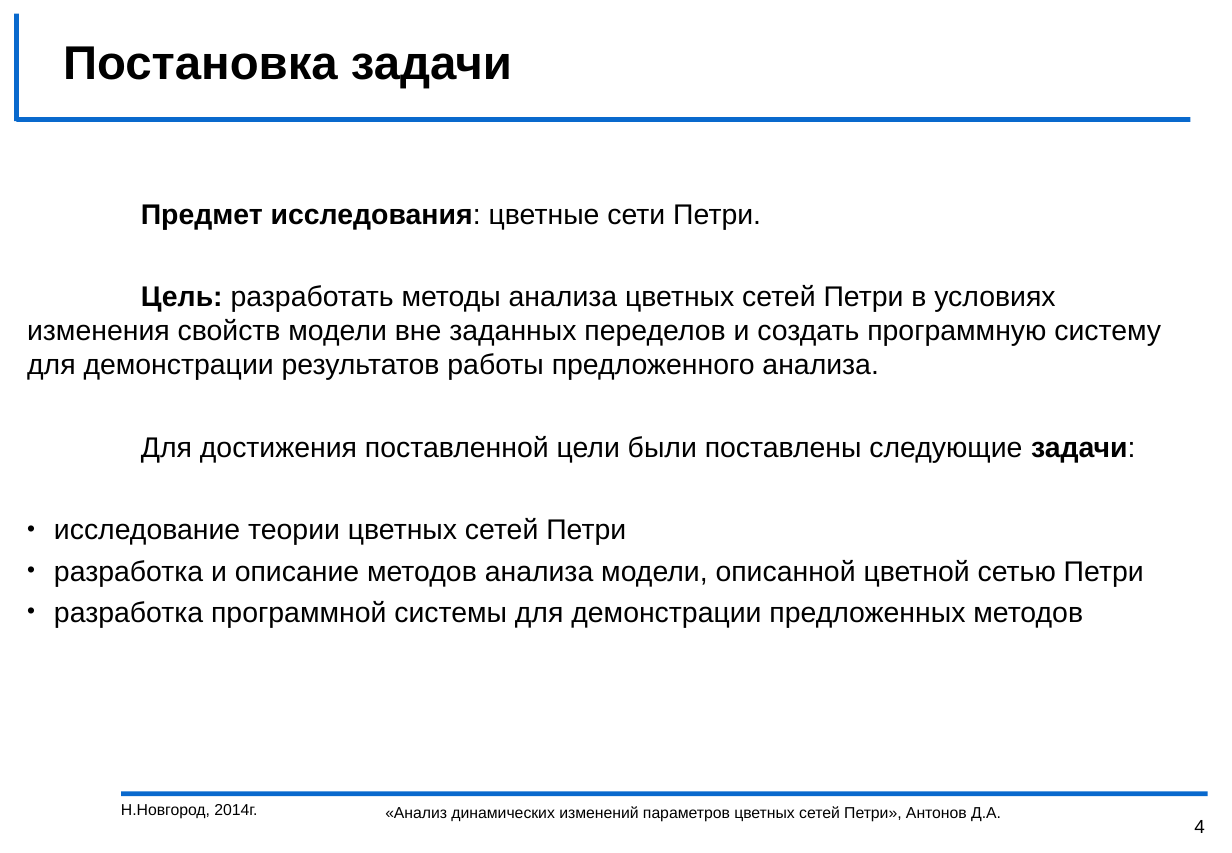
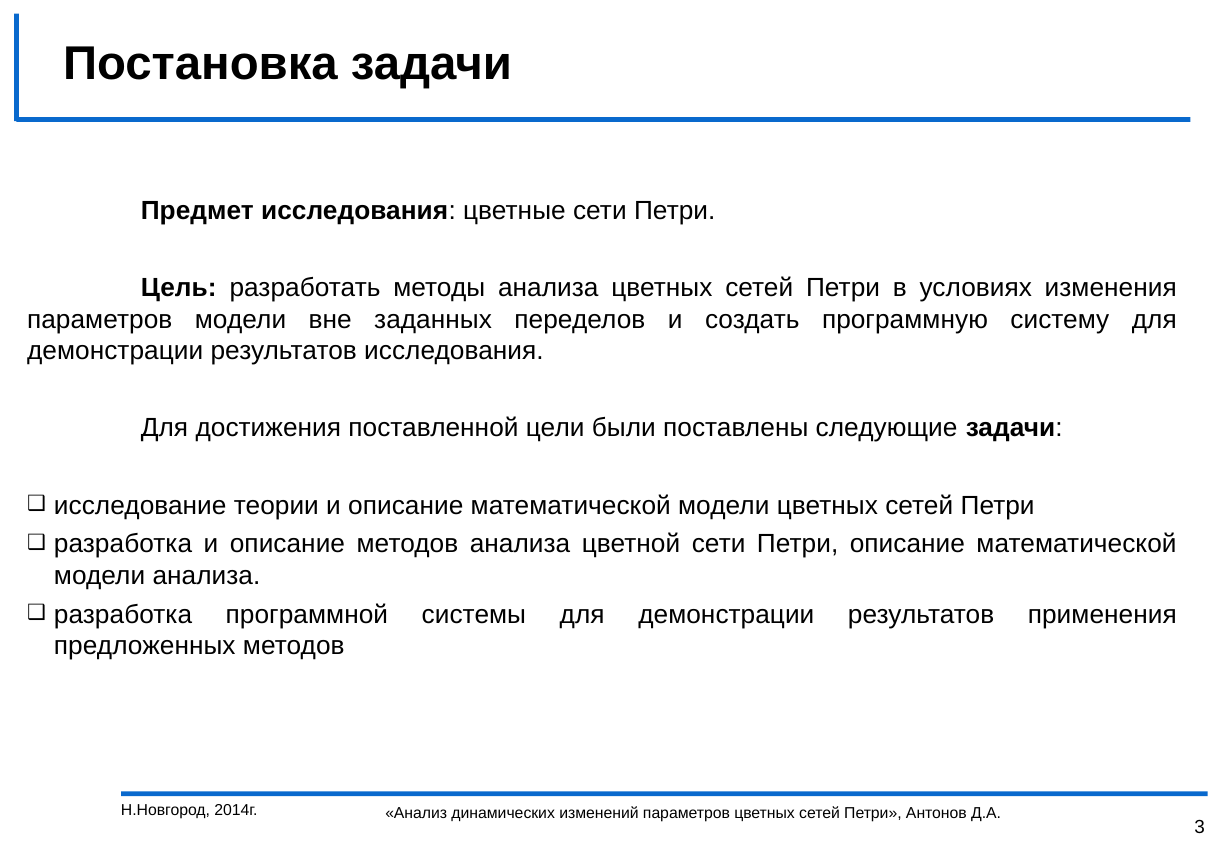
Before and after one commit to DeantoPrivate/myPetri, a slide deck: slide 3 of диплом/презентация и выступление/презентация.ppt (slide 4 before the commit). Drawn at 1232x853 pixels with LibreOffice and Linux fonts; fonts in the diff are those of the drawing; background and template pictures are left out. Boxes give left, top, right and bottom in pixels: in the first picture for what was removed or moved away, otherwise in the second. Text is boxed around its words. In the diff, an @@ line names an element or a change of style, - is before the commit and + after.

```diff
--- a/диплом/презентация и выступление/презентация.ppt
+++ b/диплом/презентация и выступление/презентация.ppt
@@ text at [141, 201, 1063, 442]: size 18 to 16.6 pt in "Предмет исследования: цветные сети Петри.", "Для достижения поставленной цели были поставлены следующие ..."; alignment left to justified @@
@@ text at [27, 276, 1177, 365]: text changed; size 18 to 16.6 pt @@
-Цель: разработать методы анализа цветных сетей Петри в условиях изменения свойств модели вне заданных переделов и создать программную систему для демонстрации результатов работы предложенного анализа.
+Цель: разработать методы анализа цветных сетей Петри в условиях изменения параметров модели вне заданных переделов и создать программную систему для демонстрации результатов исследования.
@@ text at [54, 494, 1177, 628]: text changed; size 18 to 16.6 pt @@
-• исследование теории цветных сетей Петри
-• разработка и описание методов анализа модели, описанной цветной сетью Петри
-• разработка программной системы для демонстрации предложенных методов
+❑ исследование теории и описание математической модели цветных сетей Петри
+❑ разработка и описание методов анализа цветной сети Петри, описание математической модели анализа.
+❑ разработка программной системы для демонстрации результатов применения предложенных методов
@@ page number at [1194, 819, 1205, 833]: text changed @@
-4
+3
```
Also in this commit, not shown: 2 other slides changed, 1 slide removed, 1 other file.
